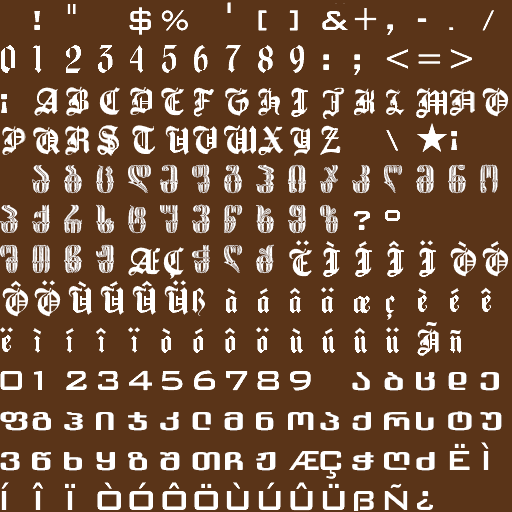
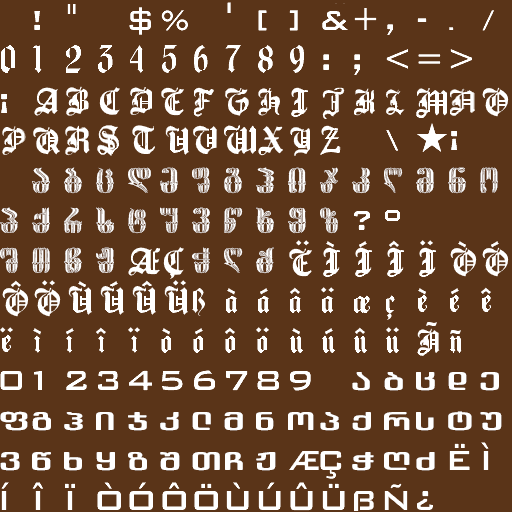
Comparing the layer stacks of the two (512, 512) images. Changes:
painted on "S" over (0, 244, 18, 273)
painted on "R" over (224, 245, 243, 273)
painted on "J" over (96, 244, 114, 273)
painted on "C" over (64, 244, 82, 273)
painted on "T" over (32, 244, 50, 273)
painted on "Z" over (256, 244, 274, 274)
painted on "z" over (320, 204, 338, 233)
painted on "y" over (288, 204, 306, 233)
painted on "w" over (224, 204, 243, 233)
painted on "v" over (192, 204, 210, 233)
painted on "s" over (96, 204, 114, 233)
painted on "r" over (64, 204, 82, 233)
painted on "q" over (32, 204, 50, 233)
painted on "o" over (480, 164, 498, 193)
painted on "n" over (448, 164, 466, 193)
painted on "m" over (416, 164, 434, 194)
painted on "l" over (384, 165, 403, 193)
painted on "i" over (288, 164, 306, 193)
painted on "h" over (256, 164, 274, 193)
painted on "g" over (224, 164, 242, 193)
painted on "f" over (192, 164, 210, 193)
painted on "e" over (160, 164, 178, 193)
painted on "d" over (128, 164, 151, 193)
painted on "b" over (64, 165, 82, 194)
…and 9 more changes (9 painted)
